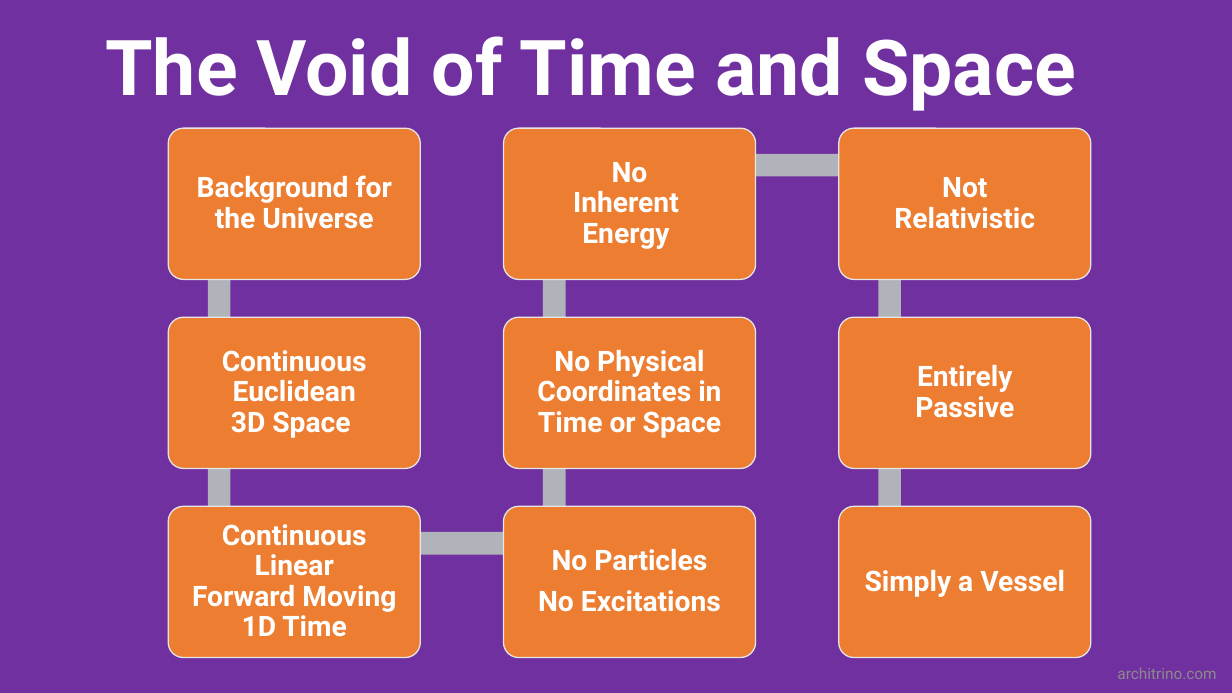
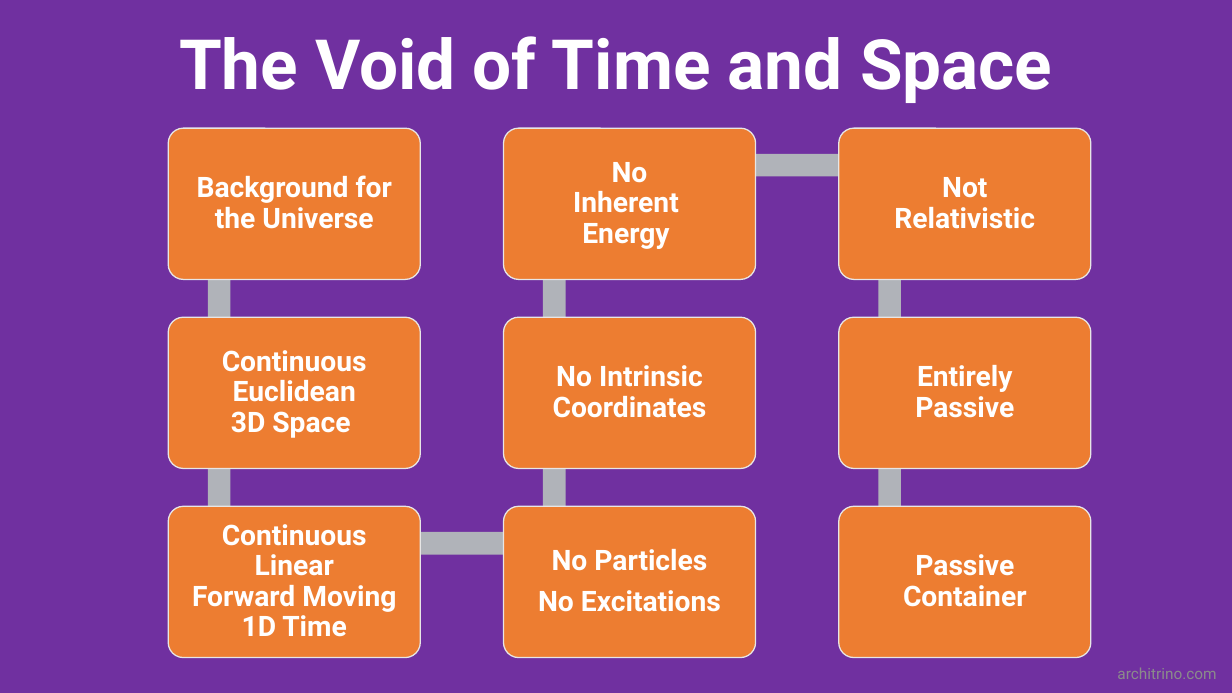
Before and after one commit to jmarkmorris/architrino, a slide deck: slide 9 of reference/archie/presentations/NPQG Fundamentals - Time and Space.pptx. Drawn at 1232x693 pixels with LibreOffice and Linux fonts; fonts in the diff are those of the drawing. Boxes give left, top, right and bottom in pixels: in the first picture for what was removed or moved away, otherwise in the second. Text is boxed around its words. In the diff, an @@ line names an element or a change of style, - is before the commit and + after.

Commit message:
Add NPQG time and space presentation assets

```diff
--- a/reference/archie/presentations/NPQG Fundamentals - Time and Space.pptx
+++ b/reference/archie/presentations/NPQG Fundamentals - Time and Space.pptx
@@ text "The Void of Time and ...": place and size @@
-text "The Void of Time and ..." at <box>105,36,1076,111</box>
+text "The Void of Time and ..." at <box>179,36,1052,103</box>
@@ text "The Void of Time and ..." at <box>179,36,1052,103</box>: size 60 to 54 pt; alignment left to centre @@
@@ text at <box>553,365,707,418</box>: text changed @@
-No Physical Coordinates in Time or Space
+No Intrinsic Coordinates
@@ text at <box>903,554,1027,607</box>: text changed @@
-Simply a Vessel
+Passive Container
```
Also in this commit, not shown: 8 other slides changed, 6 other files.
